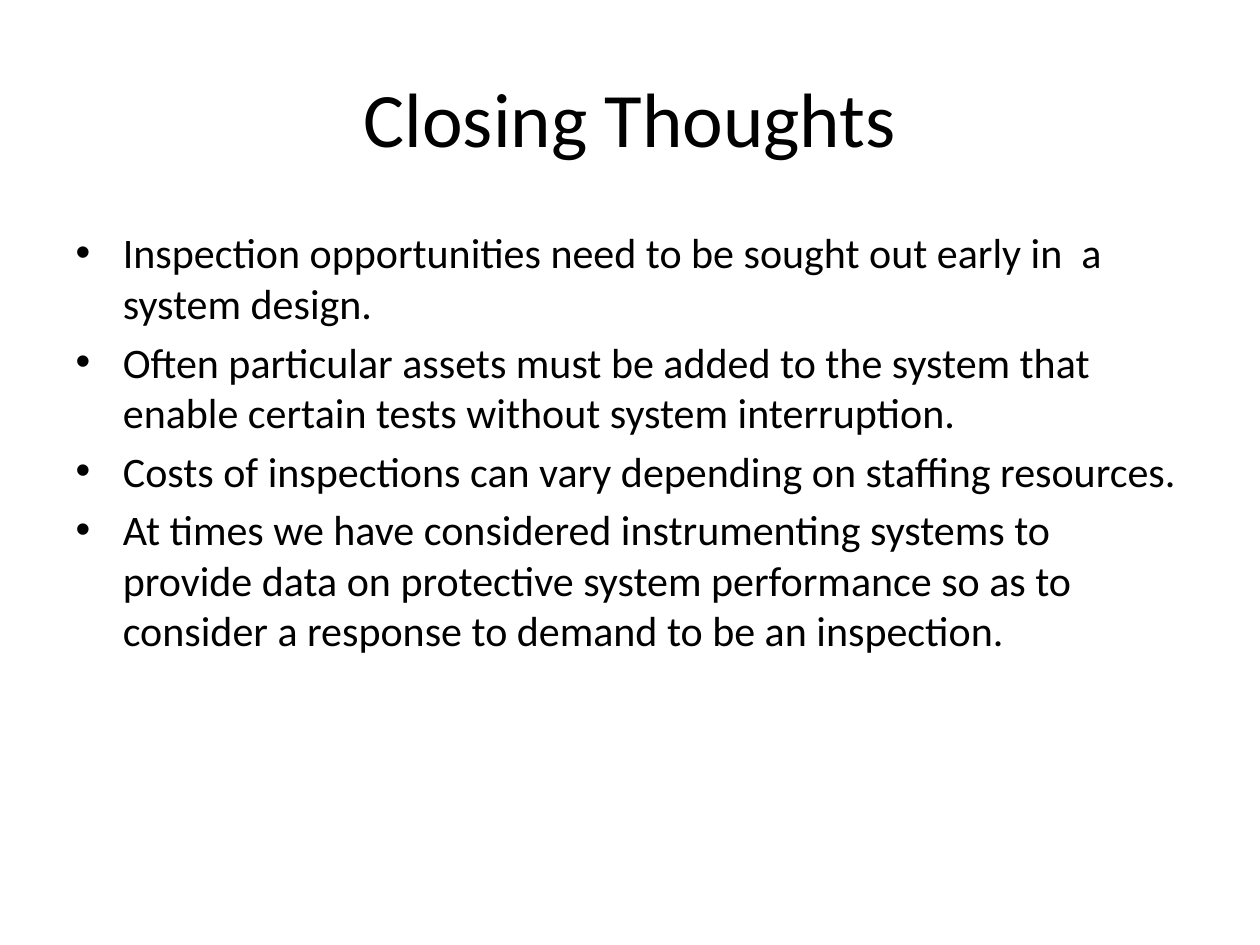
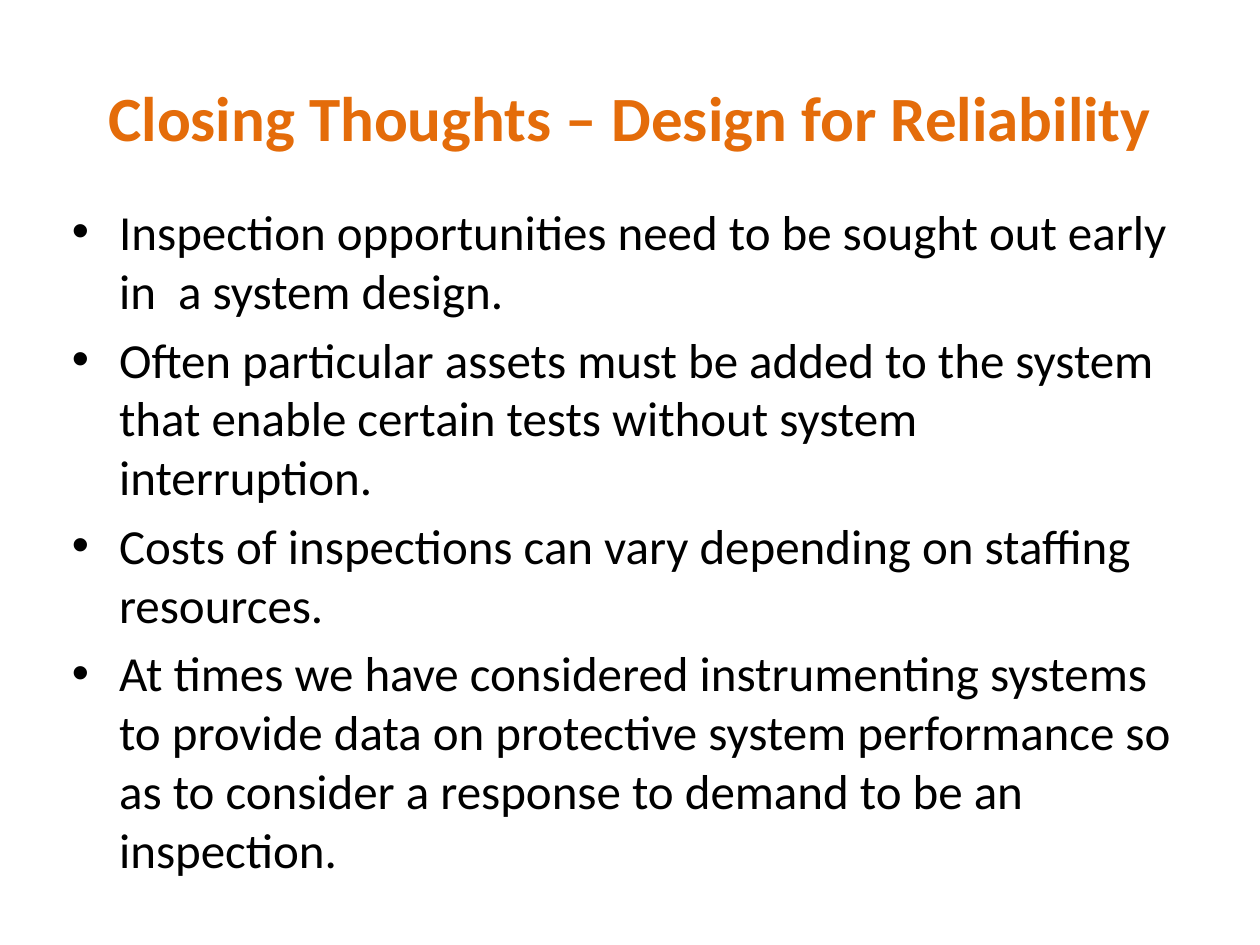
Before and after one commit to openrelia/ModelingAlternativeInspections, a slide deck: slide 15 of ModelingAlternativeInspections.pptx. Drawn at 1260x945 pixels with LibreOffice and Linux fonts; fonts in the diff are those of the drawing. Boxes give left, top, right and bottom in pixels: in the first picture for what was removed or moved away, otherwise in the second. Text is boxed around its words. In the diff, an @@ line names an element or a change of style, - is before the commit and + after.

```diff
--- a/ModelingAlternativeInspections.pptx
+++ b/ModelingAlternativeInspections.pptx
@@ title at box(108, 96, 1151, 152): text changed; size 44 to 36 pt; text colour #000000 to #E46C0A; bold on @@
-Closing Thoughts
+Closing Thoughts – Design for Reliability
@@ text "Inspection opportunities need to be ...": place and size @@
-text "Inspection opportunities need to be ..." at box(123, 238, 1175, 653)
+text "Inspection opportunities need to be ..." at box(119, 216, 1170, 876)
@@ text "Inspection opportunities need to be ..." at box(119, 216, 1170, 876): size 24 to 28 pt @@
```
Also in this commit, not shown: 11 other slides changed, 1 slide added, 1 other file.
